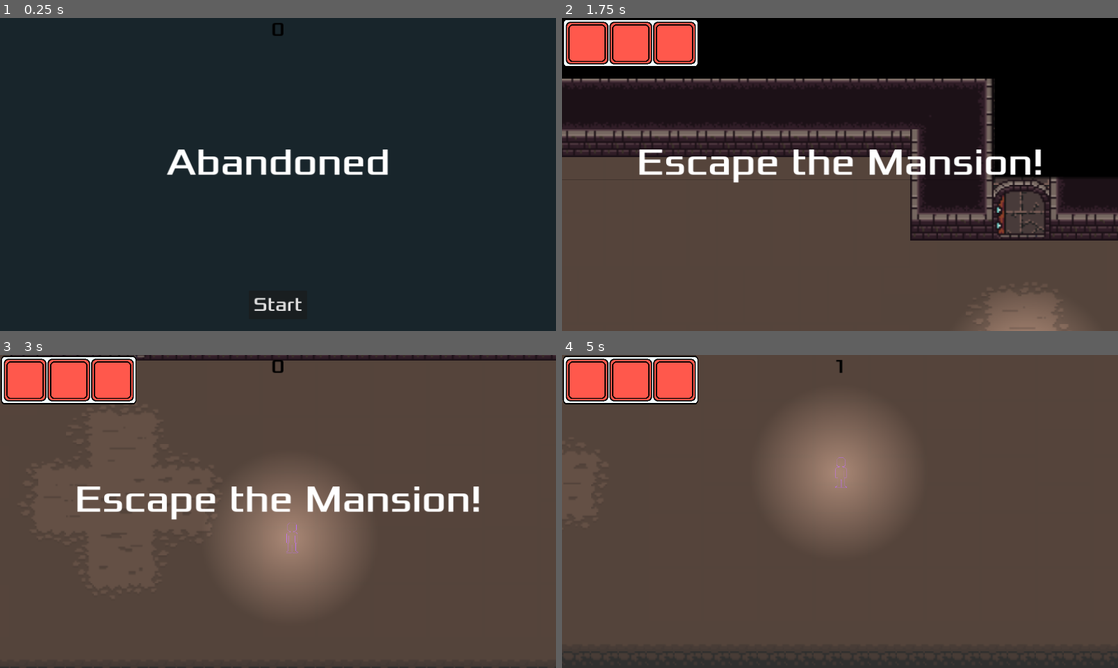
Above: before the commit, frames 1-4 (two rows, left to right).
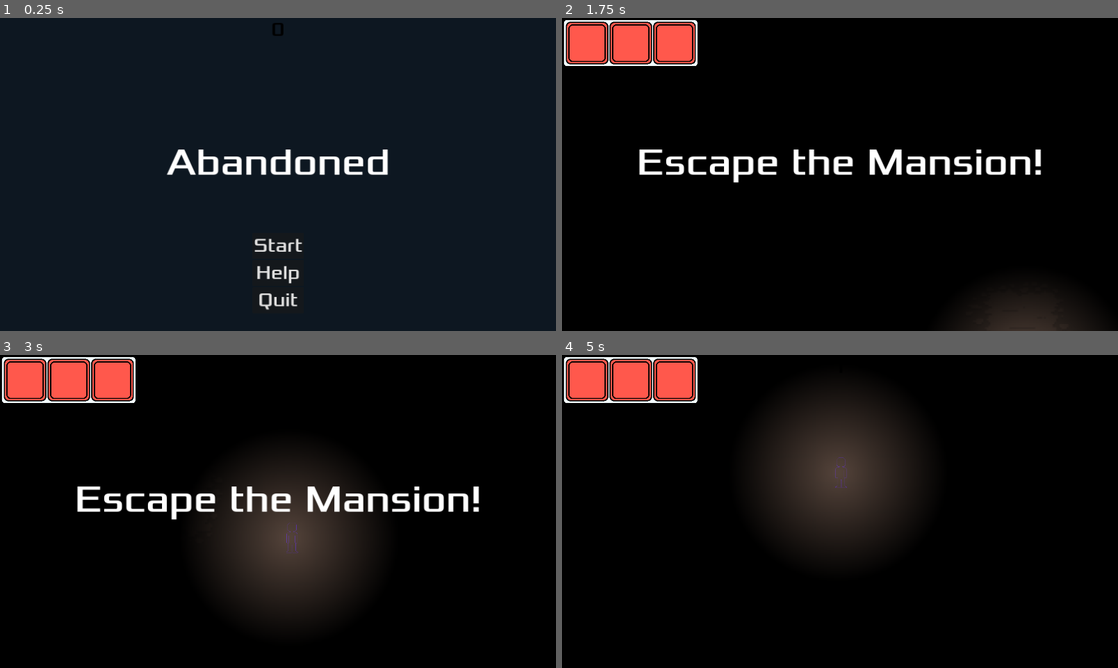
Above: after the commit, the same moments.

Repository: aidanln/1501-final-project
Game: Godot game, scene res://main.tscn
Same seed, same stepped clock (60 frames per second), same inputs: the game is played once before the commit and once after it.
Inputs (mouse positions are in pixels of both pictures, inside the frame that each line leads up to):
- Up to frame 1 (0.25 s): no input
- Up to frame 2 (1.75 s): click (840, 271) at 0.5 s, where only the run after the commit has a clickable "Help"; click "Start" at 1.25 s
- Up to frame 3 (3 s): hold Right (move_right) 2.03-2.78 s; hold Down (move_down) from 2.78 s (still down)
- Up to frame 4 (5 s): release Down (move_down) at 3.53 s; hold Right (move_right) 3.53-4.28 s; hold Up (move_up) from 4.28 s (still down)

The runs differ from the first frame. In frame 1, 0.6% of the frame differs, in the area x 45-55%, y 70-94%; in frame 2, 72%; in frame 3, 94%; in frame 4, 96%, in the area x 0-100%, y 0-100%.

Commit message:
improved the menu, added different audio tracks, etc.

Diff:
--- a/godotExample/hud.gd
+++ b/godotExample/hud.gd
@@ -5,7 +5,7 @@
 
 # Called when the node enters the scene tree for the first time.
 func _ready():
-	pass # Replace with function body.
+	$HelpMessage.hide()
 
 # generic message changer
 func show_message(text):
@@ -17,12 +17,7 @@
 	show_message("Game Over")
 	# Wait until the MessageTimer has counted down.
 	await $MessageTimer.timeout
-
-	$Message.text = "Dodge the Creeps!"
 	$Message.show()
-	# Make a one-shot timer and wait for it to finish.
-	await get_tree().create_timer(1.0).timeout
-	$StartButton.show()
 
 func show_escaped1(itemCount):
 	if (itemCount < 3) :
@@ -52,8 +47,21 @@
 	pass
 
 func _on_start_button_pressed():
-	$StartButton.hide()
+	$Menu/HBoxContainer/StartButton.hide()
+	$Menu/HBoxContainer/HelpButton.hide()
+	$Menu/HBoxContainer/QuitButton.hide()
+	$HelpMessage.hide()
 	start_game.emit()
 
 func _on_message_timer_timeout():
 	$Message.hide()
+
+func _on_help_button_pressed():
+	$Message.hide()
+	$HelpMessage.show()
+	await get_tree().create_timer(10.0).timeout
+	$Message.show()
+	$HelpMessage.hide()
+
+func _on_quit_button_pressed():
+	get_tree().quit()
--- a/godotExample/hud.tscn
+++ b/godotExample/hud.tscn
@@ -1,7 +1,11 @@
-[gd_scene load_steps=5 format=3 uid="uid://bomnm0yy52msj"]
+[gd_scene load_steps=6 format=3 uid="uid://bomnm0yy52msj"]
 
 [ext_resource type="Script" path="res://hud.gd" id="1_3ot6e"]
 [ext_resource type="FontFile" uid="uid://bqcqxruflev4m" path="res://fonts/Xolonium-Regular.ttf" id="2_ilooq"]
+
+[sub_resource type="LabelSettings" id="LabelSettings_3jv6w"]
+line_spacing = 10.0
+font_size = 48
 
 [sub_resource type="InputEventAction" id="InputEventAction_jcw4u"]
 action = &"start_game"
@@ -27,7 +31,6 @@
 horizontal_alignment = 1
 
 [node name="Message" type="Label" parent="."]
-z_index = 1
 anchors_preset = 8
 anchor_left = 0.5
 anchor_top = 0.5
@@ -46,26 +49,83 @@
 horizontal_alignment = 1
 autowrap_mode = 2
 
-[node name="StartButton" type="Button" parent="."]
+[node name="HelpMessage" type="Label" parent="."]
+anchors_preset = 8
+anchor_left = 0.5
+anchor_top = 0.5
+anchor_right = 0.5
+anchor_bottom = 0.5
+offset_left = -800.0
+offset_top = -380.0
+offset_right = 800.0
+offset_bottom = 220.0
+grow_horizontal = 2
+grow_vertical = 2
+theme_override_fonts/font = ExtResource("2_ilooq")
+theme_override_font_sizes/font_size = 128
+text = "Welcome to Abandoned!
+
+You are an influencer exploring an abandonded mansion with your camera man, when suddenly he goes missing at the hands of the mansion's butler.
+
+Use WASD to explore the house, hide from the butler, grab keys, unlock doors, and escape the house with your life.
+"
+label_settings = SubResource("LabelSettings_3jv6w")
+horizontal_alignment = 1
+autowrap_mode = 2
+
+[node name="MessageTimer" type="Timer" parent="."]
+wait_time = 2.0
+one_shot = true
+
+[node name="Menu" type="Control" parent="."]
+layout_mode = 3
 anchors_preset = 7
 anchor_left = 0.5
 anchor_top = 1.0
 anchor_right = 0.5
 anchor_bottom = 1.0
 offset_left = -100.0
-offset_top = -140.0
+offset_top = -400.0
 offset_right = 100.0
-offset_bottom = -40.0
 grow_horizontal = 2
 grow_vertical = 0
+
+[node name="HBoxContainer" type="VBoxContainer" parent="Menu"]
+layout_mode = 1
+anchors_preset = 8
+anchor_left = 0.5
+anchor_top = 0.5
+anchor_right = 0.5
+anchor_bottom = 0.5
+offset_left = -88.5
+offset_top = -133.0
+offset_right = 88.5
+offset_bottom = 133.0
+grow_horizontal = 2
+grow_vertical = 2
+
+[node name="StartButton" type="Button" parent="Menu/HBoxContainer"]
+layout_mode = 2
 theme_override_fonts/font = ExtResource("2_ilooq")
 theme_override_font_sizes/font_size = 64
 shortcut = SubResource("Shortcut_0fcbf")
 text = "Start"
 
-[node name="MessageTimer" type="Timer" parent="."]
-wait_time = 2.0
-one_shot = true
+[node name="HelpButton" type="Button" parent="Menu/HBoxContainer"]
+layout_mode = 2
+theme_override_fonts/font = ExtResource("2_ilooq")
+theme_override_font_sizes/font_size = 64
+shortcut = SubResource("Shortcut_0fcbf")
+text = "Help"
 
-[connection signal="pressed" from="StartButton" to="." method="_on_start_button_pressed"]
+[node name="QuitButton" type="Button" parent="Menu/HBoxContainer"]
+layout_mode = 2
+theme_override_fonts/font = ExtResource("2_ilooq")
+theme_override_font_sizes/font_size = 64
+shortcut = SubResource("Shortcut_0fcbf")
+text = "Quit"
+
 [connection signal="timeout" from="MessageTimer" to="." method="_on_message_timer_timeout"]
+[connection signal="pressed" from="Menu/HBoxContainer/StartButton" to="." method="_on_start_button_pressed"]
+[connection signal="pressed" from="Menu/HBoxContainer/HelpButton" to="." method="_on_help_button_pressed"]
+[connection signal="pressed" from="Menu/HBoxContainer/QuitButton" to="." method="_on_quit_button_pressed"]
--- a/godotExample/main.gd
+++ b/godotExample/main.gd
@@ -9,7 +9,8 @@
 	$StartTimer.start()
 	$HUD.update_score(score)
 	$HUD.show_message("Escape the Mansion!")
-	$Music.play()
+	$MenuMusic.stop()
+	$MainMusic.play()
 	$PlayArea.show()
 	$Path2D.set_process(true)
 	$CanvasLayer.show()
@@ -21,19 +22,19 @@
 	$PlayArea.hide()
 	$Path2D.set_process(false)
 	$CanvasLayer.hide()
+	$MenuMusic.play()
 
 # Called every frame. 'delta' is the elapsed time since the previous frame.
 func _process(_delta):
 	pass
 
-# called when player hits a mob
+# called when player hits the butler
 func game_over():
 	$ScoreTimer.stop()
 	$HUD.show_game_over()
-	$Music.stop()
+	$MainMusic.stop()
 	$PlayArea.hide()
 	$Path2D.set_process(false)
-	$CanvasLayer.hide()
 
 func _on_score_timer_timeout():
 	score += 1
@@ -43,7 +44,6 @@
 	$ScoreTimer.start()
 
 # called when player hits the escape ladder outside
-
 func _on_escape_area_entered(_area:Area2D):
 	var itemCount = 0
 	# get amount of items in the inventory
@@ -53,10 +53,10 @@
 	if (itemCount > 1):
 		$ScoreTimer.stop()
 		$HUD.show_escaped1(itemCount)
-		$Music.stop()
+		$MainMusic.stop()
 		$PlayArea.hide()
 		$Path2D.set_process(false)
-		$CanvasLayer.hide()
+		$ur_winnar.play()
 	else:
 		$HUD.show_message("You need at least 2 keys first!")
 
@@ -67,11 +67,10 @@
 			itemCount += 1
 		$ScoreTimer.stop()
 		$HUD.show_escaped2(itemCount)
-		$Music.stop()
+		$MainMusic.stop()
 		$PlayArea.hide()
 		$Path2D.set_process(false)
-		$CanvasLayer.hide()
-
+		$ur_winnar.play()
 
 func _on_sfx_timer_timeout():
 	var i = randi_range(1, 6)
--- a/godotExample/main.tscn
+++ b/godotExample/main.tscn
@@ -6,11 +6,13 @@
 [ext_resource type="Texture2D" uid="uid://cbjwwec0snk52" path="res://art/altSpritesheet(16x16).png" id="3_7ahha"]
 [ext_resource type="PackedScene" uid="uid://bomnm0yy52msj" path="res://hud.tscn" id="4_32njb"]
 [ext_resource type="AudioStream" uid="uid://d10otswyfgane" path="res://music and sfx/more chill ambience.ogg" id="6_7gqrp"]
+[ext_resource type="AudioStream" uid="uid://7ppo3fyemdoo" path="res://music and sfx/main ambience.ogg" id="7_c7vci"]
 [ext_resource type="PackedScene" uid="uid://d31yavvesmwla" path="res://play_area.tscn" id="7_j8e16"]
 [ext_resource type="PackedScene" uid="uid://dbv5xw33fhslv" path="res://key.tscn" id="8_4k2ba"]
 [ext_resource type="PackedScene" uid="uid://nh1janlcs8v1" path="res://inventory/inventory.tscn" id="9_q5aph"]
 [ext_resource type="Texture2D" uid="uid://cgen4q4qfh2s6" path="res://art/mainSpritesheet(16x16).png" id="9_yxjnr"]
 [ext_resource type="Texture2D" uid="uid://batf6sdxbvkiu" path="res://art/Triangle Padlock - BRONZE - 0000.png" id="11_fo0og"]
+[ext_resource type="AudioStream" uid="uid://cflyerqj0ery2" path="res://music and sfx/win.mp3" id="13_lu7c2"]
 
 [sub_resource type="TileSetAtlasSource" id="TileSetAtlasSource_n4i7c"]
 texture = ExtResource("9_yxjnr")
@@ -1191,9 +1193,10 @@
 anchors_preset = 15
 anchor_right = 1.0
 anchor_bottom = 1.0
+offset_bottom = 20.0
 grow_horizontal = 2
 grow_vertical = 2
-color = Color(0.0941176, 0.145098, 0.168627, 1)
+color = Color(0.0509804, 0.0901961, 0.129412, 1)
 
 [node name="Doors" type="TileMap" parent="."]
 z_index = 25
@@ -1240,9 +1243,13 @@
 
 [node name="HUD" parent="." instance=ExtResource("4_32njb")]
 
-[node name="Music" type="AudioStreamPlayer" parent="."]
+[node name="MenuMusic" type="AudioStreamPlayer" parent="."]
 stream = ExtResource("6_7gqrp")
-volume_db = -10.805
+volume_db = -8.06
+
+[node name="MainMusic" type="AudioStreamPlayer" parent="."]
+stream = ExtResource("7_c7vci")
+volume_db = -6.419
 
 [node name="PlayArea" parent="." instance=ExtResource("7_j8e16")]
 z_index = 25
@@ -1308,6 +1315,11 @@
 position = Vector2(2, 2)
 shape = SubResource("CircleShape2D_cce8g")
 
+[node name="ur_winnar" type="AudioStreamPlayer" parent="."]
+stream = ExtResource("13_lu7c2")
+volume_db = 11.904
+pitch_scale = 1.53
+
 [connection signal="timeout" from="ScoreTimer" to="." method="_on_score_timer_timeout"]
 [connection signal="timeout" from="StartTimer" to="." method="_on_start_timer_timeout"]
 [connection signal="start_game" from="HUD" to="." method="new_game"]
--- a/godotExample/play_area.tscn
+++ b/godotExample/play_area.tscn
@@ -1,6 +1,4 @@
-[gd_scene load_steps=54 format=3 uid="uid://d31yavvesmwla"]
-
-[ext_resource type="Texture2D" uid="uid://b5pg1s324p8vx" path="res://art/floorPlanV1.png" id="1_gvy35"]
+[gd_scene load_steps=43 format=3 uid="uid://d31yavvesmwla"]
 
 [sub_resource type="RectangleShape2D" id="RectangleShape2D_lrw6q"]
 size = Vector2(1355, 160)
@@ -128,48 +126,9 @@
 [sub_resource type="RectangleShape2D" id="RectangleShape2D_2qupc"]
 size = Vector2(913.625, 111)
 
-[sub_resource type="Gradient" id="Gradient_yi48o"]
-
-[sub_resource type="GradientTexture2D" id="GradientTexture2D_f4ovt"]
-gradient = SubResource("Gradient_yi48o")
-fill_to = Vector2(0.00869565, 0.00434783)
-
-[sub_resource type="Gradient" id="Gradient_lke5w"]
-
-[sub_resource type="GradientTexture2D" id="GradientTexture2D_cxhh7"]
-gradient = SubResource("Gradient_lke5w")
-fill_to = Vector2(0.00869565, 0)
-
-[sub_resource type="Gradient" id="Gradient_kbpkv"]
-
-[sub_resource type="GradientTexture2D" id="GradientTexture2D_54ib7"]
-gradient = SubResource("Gradient_kbpkv")
-fill_to = Vector2(0.00869565, 0.00434783)
-
-[sub_resource type="Gradient" id="Gradient_0rgn5"]
-
-[sub_resource type="GradientTexture2D" id="GradientTexture2D_uhdfb"]
-gradient = SubResource("Gradient_0rgn5")
-fill_to = Vector2(0, 0.0130435)
-
-[sub_resource type="Gradient" id="Gradient_m2eh3"]
-
-[sub_resource type="GradientTexture2D" id="GradientTexture2D_4tbyc"]
-gradient = SubResource("Gradient_m2eh3")
-fill_to = Vector2(0, 0.0130435)
-
 [node name="PlayArea" type="StaticBody2D"]
 collision_layer = 2
 
-[node name="TextureRect" type="TextureRect" parent="."]
-visible = false
-offset_left = 10.0
-offset_top = 3.0
-offset_right = 1810.0
-offset_bottom = 1203.0
-scale = Vector2(4, 4)
-texture = ExtResource("1_gvy35")
-
 [node name="CollisionShape2D" type="CollisionShape2D" parent="."]
 z_index = 1
 position = Vector2(1986.5, 666)
@@ -423,29 +382,3 @@
 
 [node name="DirectionalLight2D" type="DirectionalLight2D" parent="."]
 blend_mode = 1
-
-[node name="PointLight2D" type="PointLight2D" parent="DirectionalLight2D"]
-position = Vector2(4946, 4347)
-scale = Vector2(49.7344, 14.0938)
-texture = SubResource("GradientTexture2D_f4ovt")
-
-[node name="PointLight2D2" type="PointLight2D" parent="DirectionalLight2D"]
-position = Vector2(4140, 3787)
-scale = Vector2(25.3438, 3.65625)
-blend_mode = 2
-texture = SubResource("GradientTexture2D_cxhh7")
-
-[node name="PointLight2D3" type="PointLight2D" parent="DirectionalLight2D"]
-position = Vector2(4643.5, 460)
-scale = Vector2(57.0156, 12.0625)
-texture = SubResource("GradientTexture2D_54ib7")
-
-[node name="PointLight2D4" type="PointLight2D" parent="DirectionalLight2D"]
-position = Vector2(3345.5, 1104)
-scale = Vector2(15.7656, 7.8125)
-texture = SubResource("GradientTexture2D_uhdfb")
-
-[node name="PointLight2D5" type="PointLight2D" parent="DirectionalLight2D"]
-position = Vector2(2775.5, 330.5)
-scale = Vector2(1.26562, 7.89063)
-texture = SubResource("GradientTexture2D_4tbyc")
--- a/godotExample/player.tscn
+++ b/godotExample/player.tscn
@@ -103,6 +103,6 @@
 position = Vector2(0.499978, -1.43051e-06)
 scale = Vector2(1.01, 1)
 texture = SubResource("GradientTexture2D_31pxp")
-texture_scale = 6.48
+texture_scale = 8.0
 
 [connection signal="area_entered" from="Area2D" to="." method="_on_area_2d_area_entered"]
Not shown: 1 places in godotExample/main.tscn that only renumber resources
Not shown, added: godotExample/music and sfx/main ambience.ogg.import
Not shown, changed: godotExample/music and sfx/more chill ambience.ogg.import
Not shown, added: godotExample/music and sfx/win.mp3.import
Not shown, added: godotExample/music and sfx/main ambience.ogg
Not shown, added: godotExample/music and sfx/win.mp3
